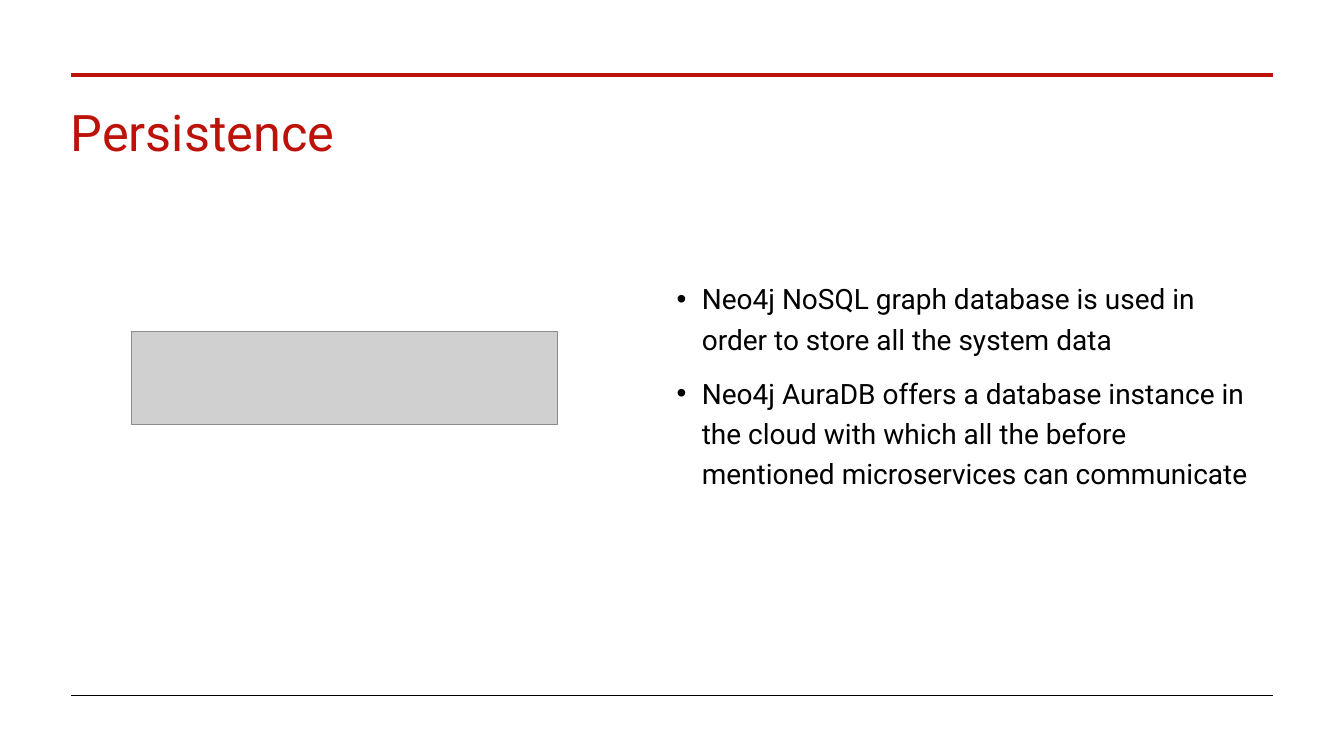
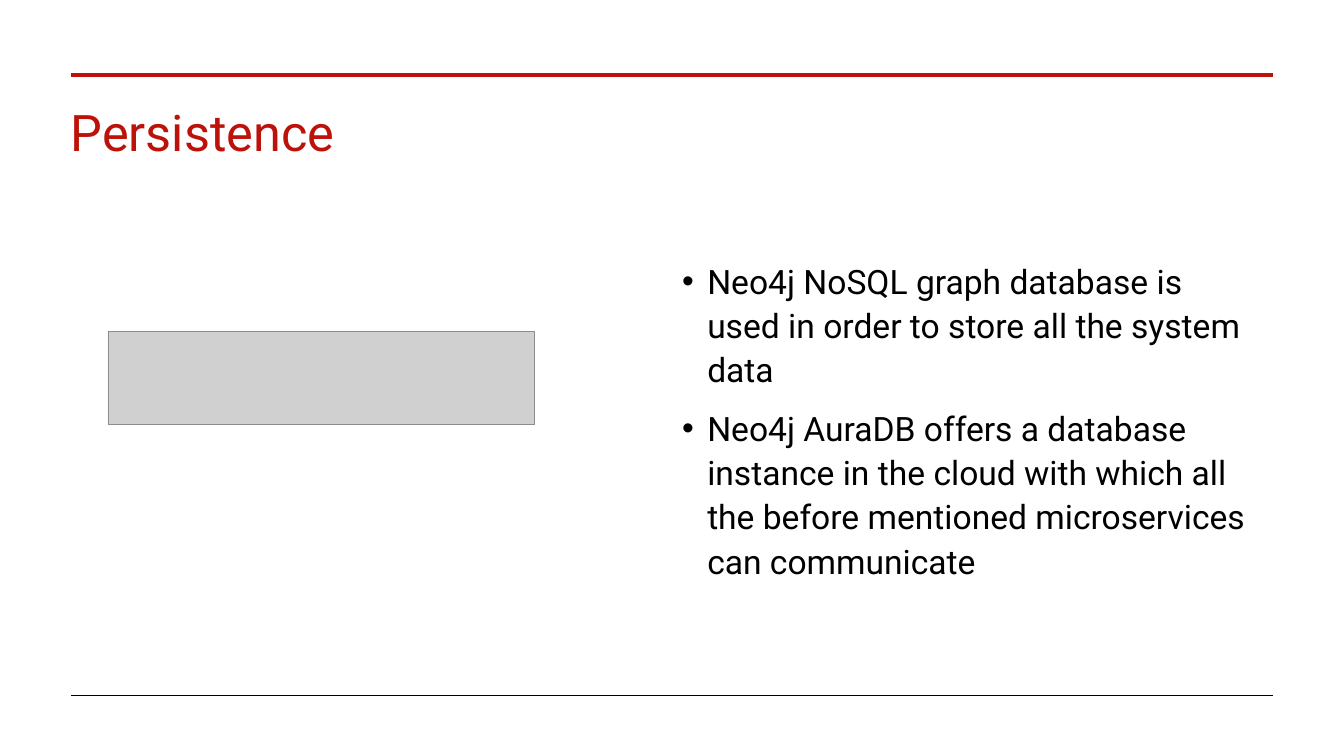
Before and after one commit to mauroficorella/LABAP, a slide deck: slide 21 of Documentation/Presentation.pptx. Drawn at 1344x756 pixels with LibreOffice and Linux fonts; fonts in the diff are those of the drawing; grey boxes stand for pictures. Boxes give left, top, right and bottom in pixels: in the first picture for what was removed or moved away, otherwise in the second. Text is boxed around its words. In the diff, an @@ line names an element or a change of style, - is before the commit and + after.

```diff
--- a/Documentation/Presentation.pptx
+++ b/Documentation/Presentation.pptx
@@ text "Neo4j NoSQL graph database is ...": place and size @@
-text "Neo4j NoSQL graph database is ..." at [702,288,1247,485]
+text "Neo4j NoSQL graph database is ..." at [707,268,1244,575]
@@ text "Neo4j NoSQL graph database is ..." at [707,268,1244,575]: size 20 to 24 pt; line spacing 1.2 to 1.1 @@
@@ picture: place and size @@
-picture at [132,332,558,424]
+picture at [109,332,534,424]
```
Also in this commit, not shown: 8 other slides changed.
